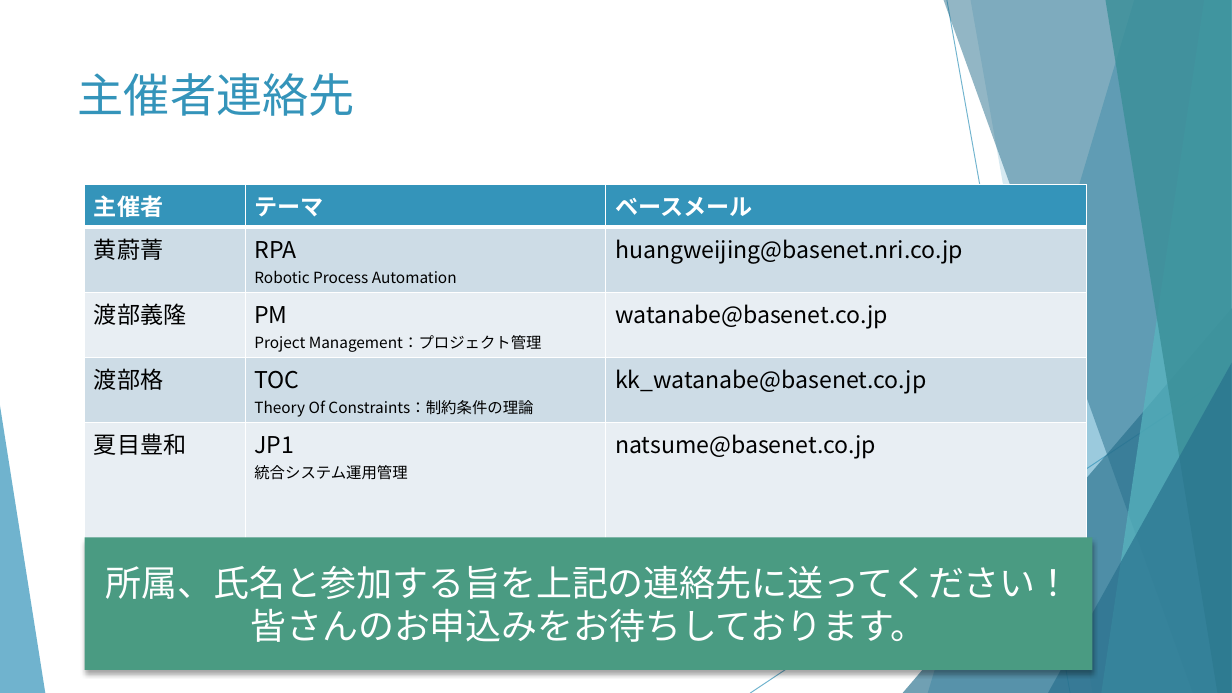
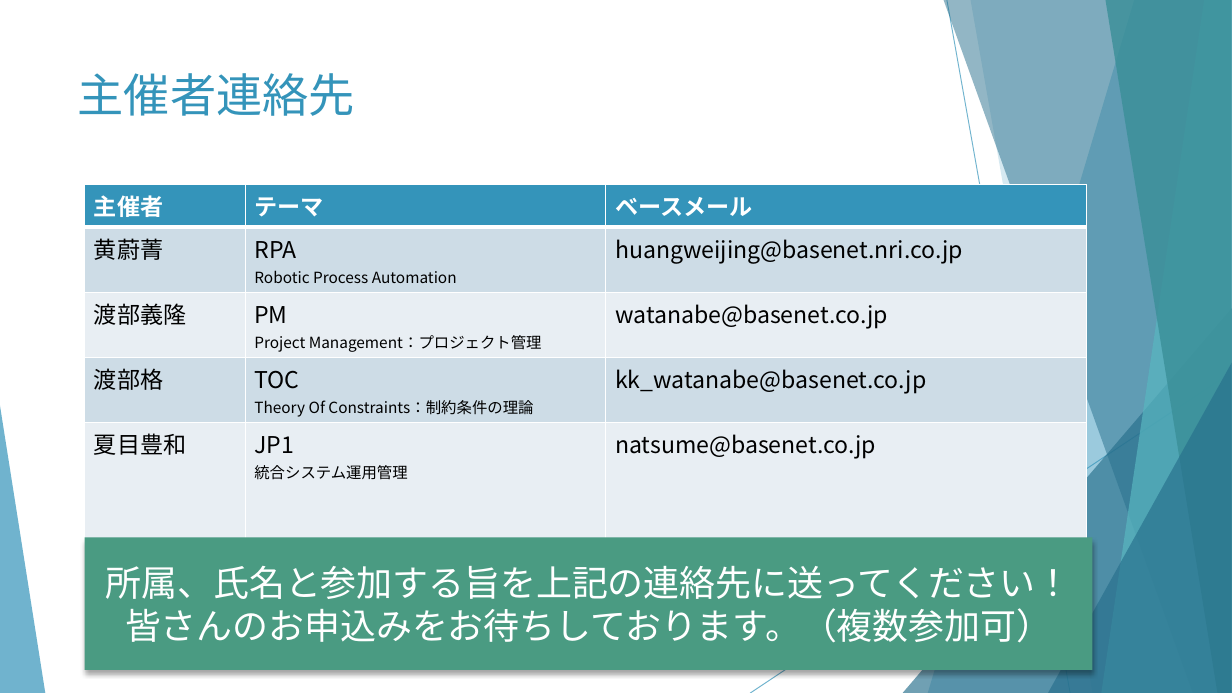
Before and after one commit to huangweijing/rpastudy, a slide deck: slide 12 of 010_事前準備/030_部会説明/20210212_勉強会説明.pptx. Drawn at 1232x693 pixels with LibreOffice and Linux fonts; fonts in the diff are those of the drawing. Boxes give left, top, right and bottom in pixels: in the first picture for what was removed or moved away, otherwise in the second. Text is boxed around its words. In the diff, an @@ line names an element or a change of style, - is before the commit and + after.

```diff
--- a/010_事前準備/030_部会説明/20210212_勉強会説明.pptx
+++ b/010_事前準備/030_部会説明/20210212_勉強会説明.pptx
@@ text in rectangle at bbox=[125, 608, 1052, 643]: text changed @@
-皆さんのお申込みをお待ちしております。
+皆さんのお申込みをお待ちしております。（複数参加可）
```
Also in this commit, not shown: 6 other slides changed.
